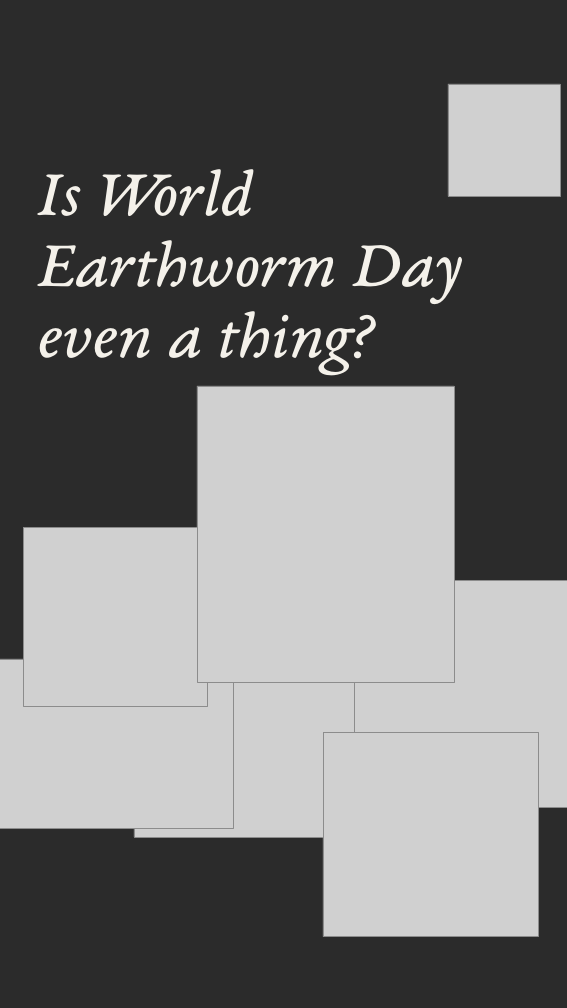
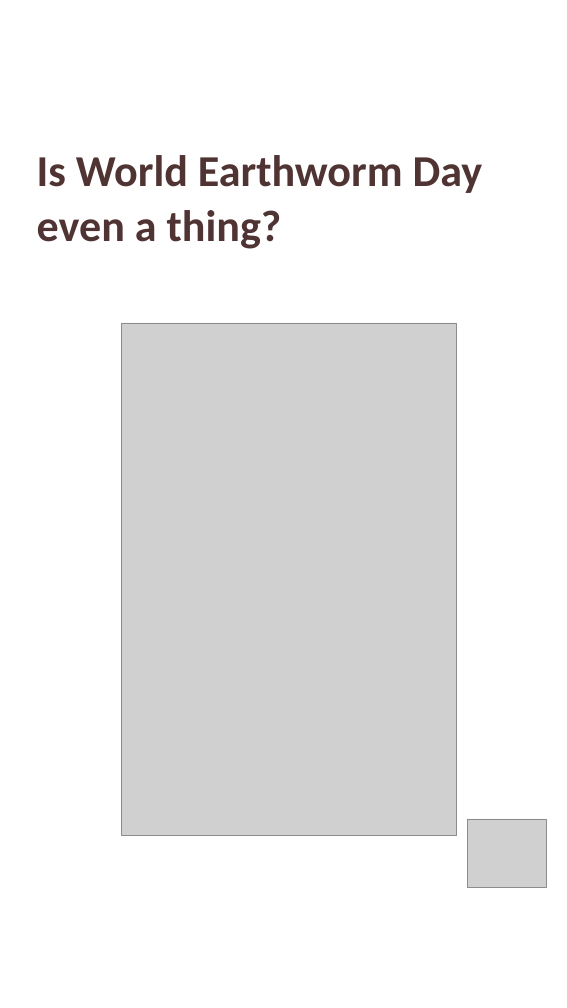
Before and after one commit to linneamoritznyc/final-SFWsite-Linnea, a slide deck: slide 1 of social/earthworm-day-2026-10-21/21-10-2026-wed-ig-story-earthworm.pptx. Drawn at 567x1008 pixels with LibreOffice and Linux fonts; fonts in the diff are those of the drawing; grey boxes stand for pictures; background and template pictures are left out; a plain dark background stands for a picture behind light text. Boxes give left, top, right and bottom in pixels: in the first picture for what was removed or moved away, otherwise in the second. Text is boxed around its words. In the diff, an @@ line names an element or a change of style, - is before the commit and + after.

```diff
--- a/social/earthworm-day-2026-10-21/21-10-2026-wed-ig-story-earthworm.pptx
+++ b/social/earthworm-day-2026-10-21/21-10-2026-wed-ig-story-earthworm.pptx
@@ background picture (left out) to #FFFFFF @@
@@ picture removed at [448, 84, 560, 197] @@
@@ text "Is World Earthworm Day": place and size @@
-text "Is World Earthworm Day" at [38, 169, 464, 374]
+text "Is World Earthworm Day" at [37, 155, 483, 249]
@@ text at [37, 155, 483, 193]: text changed; size 96 to 63 pt; font EB Garamond to Calibri; text colour #F4F1EA to #4F3433; bold on; italic off @@
-Is World
-Earthworm Day
+Is World Earthworm Day
@@ text at [37, 210, 282, 249]: size 96 to 63 pt, font EB Garamond to Calibri, text colour #F4F1EA to #4F3433, bold on, italic off in "even a thing?"; line spacing 101.8pt to 1.05 @@
@@ picture added at [121, 323, 457, 836] @@
@@ picture removed at [197, 386, 454, 683] @@
@@ picture removed at [24, 528, 208, 706] @@
@@ picture removed at [134, 596, 454, 837] @@
@@ picture removed at [354, 580, 567, 807] @@
@@ picture removed at [0, 659, 234, 828] @@
@@ picture removed at [323, 732, 538, 936] @@
@@ picture added at [467, 819, 546, 887] @@
```
Also in this commit, not shown: 4 slides added, 2 slides removed, 18 other files.
